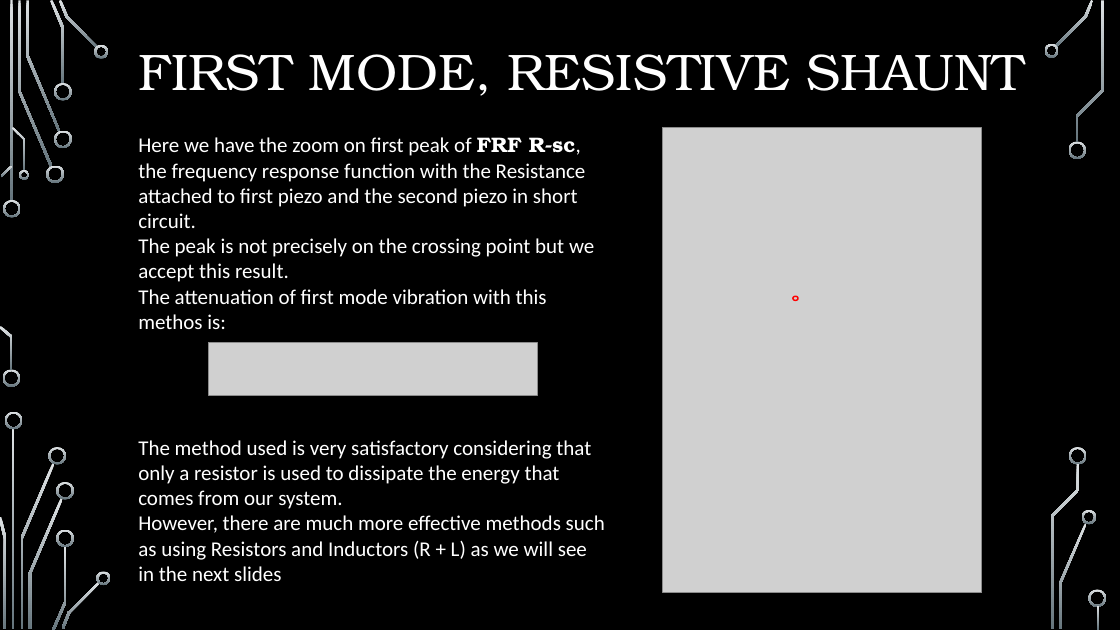
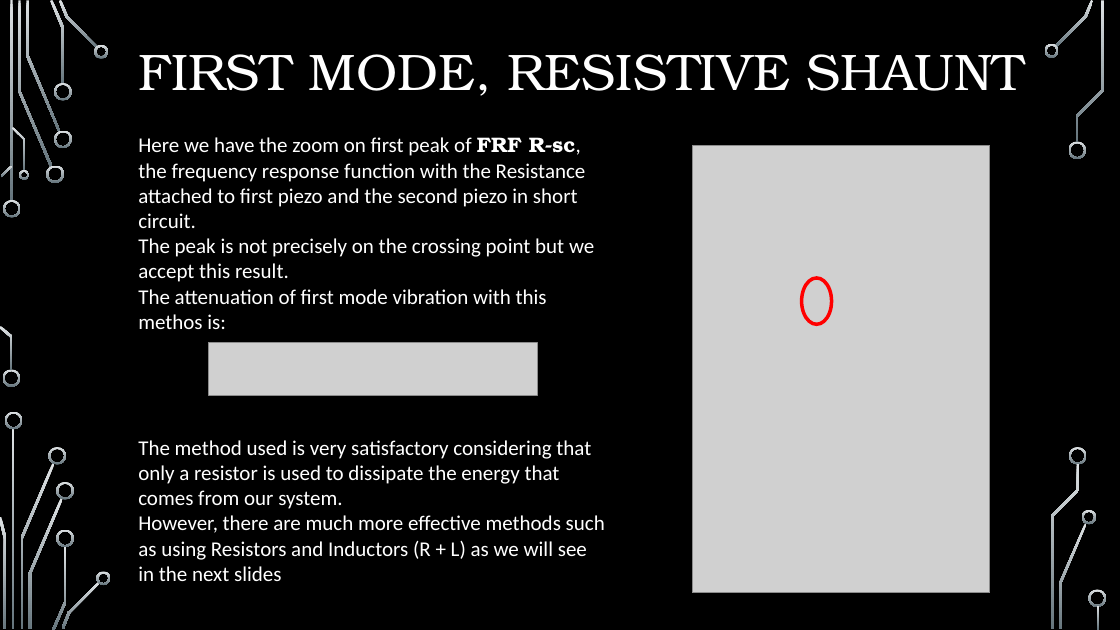
Before and after one commit to elchape99/SSCSA, a slide deck: slide 10 of presentazione_progetto.pptx. Drawn at 1120x630 pixels with LibreOffice and Linux fonts; fonts in the diff are those of the drawing; grey boxes stand for pictures; background and template pictures are left out. Boxes give left, top, right and bottom in pixels: in the first picture for what was removed or moved away, otherwise in the second. Text is boxed around its words. In the diff, an @@ line names an element or a change of style, - is before the commit and + after.

```diff
--- a/presentazione_progetto.pptx
+++ b/presentazione_progetto.pptx
@@ picture: place and size @@
-picture at box(663, 128, 982, 593)
+picture at box(692, 145, 990, 593)
@@ ellipse removed at box(793, 297, 798, 301) @@
@@ ellipse added at box(802, 278, 832, 324), outline #FF0000 3 pt @@
```
Also in this commit, not shown: 3 other slides changed, 1 slide added, 7 other files.
